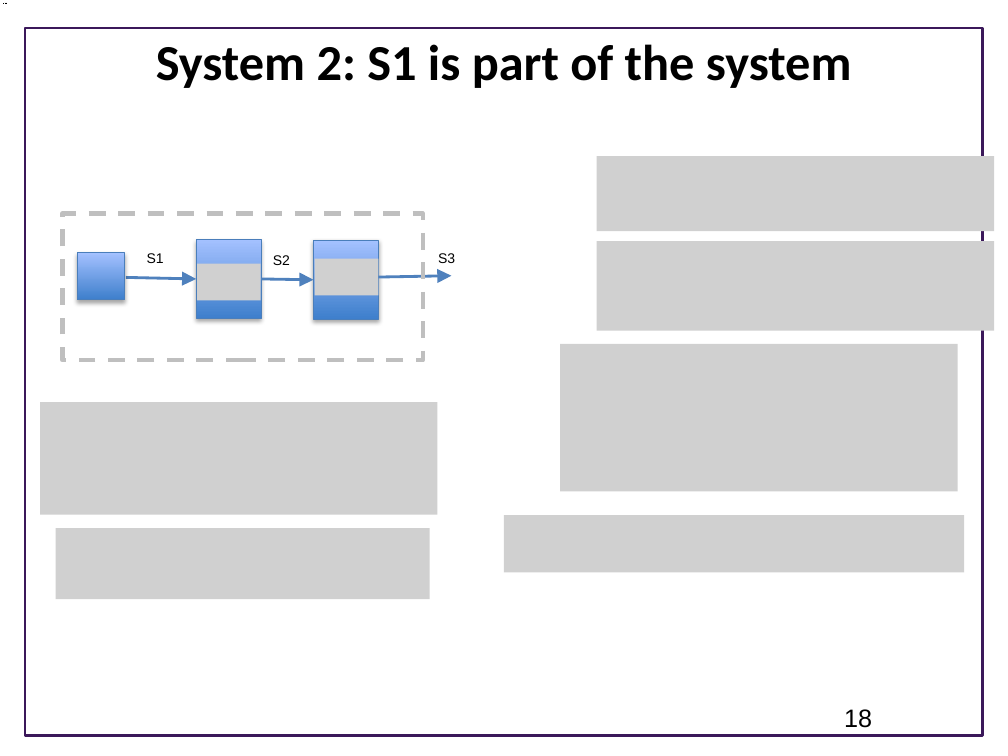
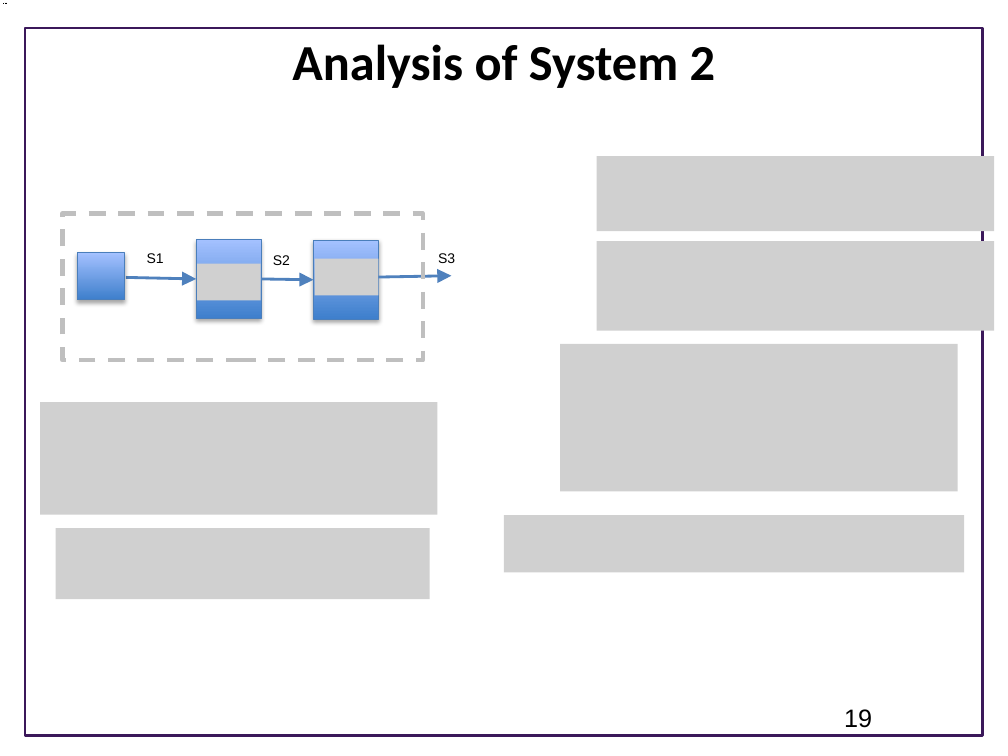
Before and after one commit to joseph-hellerstein/advanced-controls-lectures, a slide deck: slide 19 of Lecture_7-Laplace-Transforms/Laplace-Transforms.pptx (slide 18 before the commit). Drawn at 1008x756 pixels with LibreOffice and Linux fonts; fonts in the diff are those of the drawing; grey boxes stand for pictures; background and template pictures are left out. Boxes give left, top, right and bottom in pixels: in the first picture for what was removed or moved away, otherwise in the second. Text is boxed around its words. In the diff, an @@ line names an element or a change of style, - is before the commit and + after.

```diff
--- a/Lecture_7-Laplace-Transforms/Laplace-Transforms.pptx
+++ b/Lecture_7-Laplace-Transforms/Laplace-Transforms.pptx
@@ title at bbox=[292, 44, 716, 88]: text changed @@
-System 2: S1 is part of the system
+Analysis of System 2
@@ page number at bbox=[844, 709, 872, 728]: text changed @@
-18
+19
```
Also in this commit, not shown: 8 other slides changed, 3 slides added, 1 slide removed.
